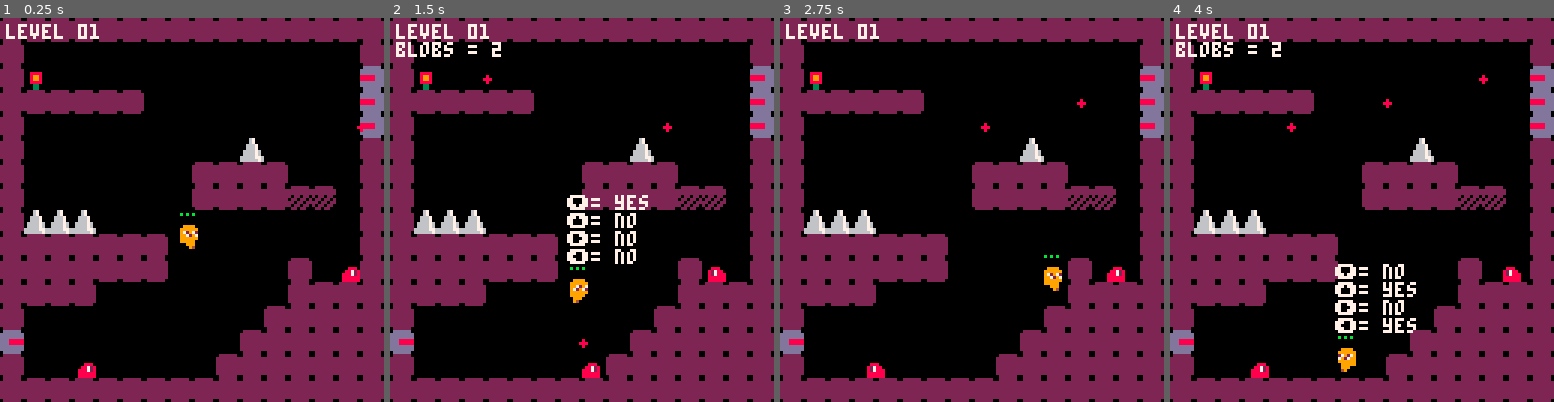
Above: before the commit, frames 1-4 (left to right).
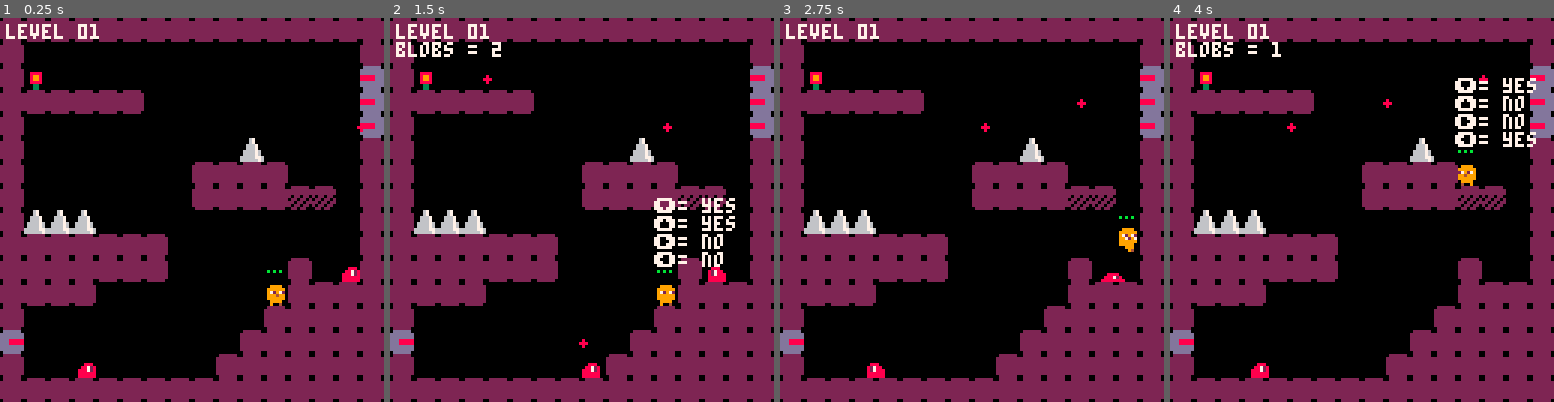
Above: after the commit, the same moments.

Repository: miglitopictures/blobson
Game: PICO-8 cartridge src/blobson.p8
Same seed, same stepped clock (60 frames per second), same inputs: the game is played once before the commit and once after it.
Inputs:
- Up to frame 1 (0.25 s): no input
- Up to frame 2 (1.5 s): tap X (X key) at 0.33, 1.07 s; tap O (Z key) at 0.7 s
- Up to frame 3 (2.75 s): hold Right 1.6-2.1 s; tap O (Z key) at 1.7, 2.1, 2.5 s; tap X (X key) at 1.85 s; hold Up 2.15-2.42 s; hold Right from 2.47 s (still down)
- Up to frame 4 (4 s): tap O (Z key) at 2.9, 3.3, 3.7 s; tap X (X key) at 2.97 s; release Right at 3.03 s; hold Left 3.08-3.58 s

The runs differ from the first frame. In frame 1, 0.5% of the frame differs, in the area x 46-75%, y 50-75%; in frame 2, 3.1%; in frame 3, 0.6%; in frame 4, 3.4%, in the area x 26-96%, y 6-93%.

Commit message:
better flower (win) implementation

Diff:
--- a/src/blobson.p8
+++ b/src/blobson.p8
@@ -12,6 +12,7 @@
 #include entities/player.lua
 #include entities/enemies/shooters.lua
 #include entities/enemies/blobs.lua
+#include entities/flower.lua
 #include gameloop.lua
 __gfx__
 00000000000000000000000000000000009999000099990000000000009999000099990000000000000000000000000000000000000000000000000000000000
@@ -209,52 +210,52 @@
 
 
 __gff__
-0000000000000000000000000000000000000000000000000000000000000000000000000000000000000000000000000080000000000000000000000000000003010000000000000000000000000040000000000000000000000000000000810000000000000000000000000000000003030000000000000000000000000000
+0000000000000000000000000000000000000000000000000000000000000000000000000000000000000000000000000080000000000000000000000000000003010000000000000000000000000000000000000000000000000000000000810000000000000000000000000000000003030000000000000000000000000000
 0000000000000000000000000000000000000000000000000000000000000000000000000000000000000000000000000000000000000000000000000000000000000000000000000000000000000000000000000000000000000000000000000000000000000000000000000000000000000000000000000000000000000000
 __map__
 4040404040404040404040404040404040404040404040404040404040404040404040404040404040404040404040404040404040404040404040404040404000000000000000000000000000000000000000000000000000000000000000000000000000000000000000000000000000000000000000000000000000000000
 4000000000000000000000000000004040000000000000000000000000000040400000000000000000000000000000404000000000000000000000000000004000000000000000000000000000000000000000000000000000000000000000000000000000000000000000000000000000000000000000000000000000000000
-404f0000000000000000000000000071404f0000300000000000000000000071400000000000000000000000000000714000000000000000000000000000007100000000000000000000000000000000000000000000000000000000000000000000000000000000000000000000000000000000000000000000000000000000
-4040404040400000000000000000007140404041404040404040404000000071400000000000000000000000000000714000000000000000000000000000007100000000000000000000000000000000000000000000000000000000000000000000000000000000000000000000000000000000000000000000000000000000
-4000000000000000000000000000007140000000000000000000000000000071400000000000000000000000000000714000000000000000000000000000007100000000000000000000000000000000000000000000000000000000000000000000000000000000000000000000000000000000000000000000000000000000
-400000000000000000005f000000004040000000000000000000000000003040400000000000000000000000000000404000000000000000000000000000004000000000000000000000000000000000000000000000000000000000000000000000000000000000000000000000000000000000000000000000000000000000
+404f0000000000000000000000000071404f0000300000010000000000000071400000000000000000000000000000404000000000000000000000000000007100000000000000000000000000000000000000000000000000000000000000000000000000000000000000000000000000000000000000000000000000000000
+4040404040400000000000000000007140404041404040404040404000000071400000000000000000000000000000404000000000000000000000000000007100000000000000000000000000000000000000000000000000000000000000000000000000000000000000000000000000000000000000000000000000000000
+4000000000000000000000000000007140000000000000000000000000000071400000000000000000000000000000404000000000000000000000000000007100000000000000000000000000000000000000000000000000000000000000000000000000000000000000000000000000000000000000000000000000000000
+400000000000000000005f000000004040000000000000000000000000003040400000000000000000010000000000404000000000000000000000000000004000000000000000000000000000000000000000000000000000000000000000000000000000000000000000000000000000000000000000000000000000000000
 4000000000000000404040400000004040004141000000000000000000404040400000000000000000000000000000404000000000000000000000000000004000000000000000000000000000000000000000000000000000000000000000000000000000000000000000000000000000000000000000000000000000000000
 4000000000000000404040404141004040000000000000000000000041404040400000000000000000000000000000404000000000000000000000000000004000000000000000000000000000000000000000000000000000000000000000000000000000000000000000000000000000000000000000000000000000000000
 405f5f5f000000000000000000000040405f5f5f000000000000000000000040400000000000000000000000000000404000000000000000000000000000004000000000000000000000000000000000000000000000000000000000000000000000000000000000000000000000000000000000000000000000000000000000
 4040404040404000000000000030004040404040404040000000414100000040400000000000000000000000000000404000000000000000000000000000004000000000000000000000000000000000000000000000000000000000000000000000000000000000000000000000000000000000000000000000000000000000
 4040404040404000000000004000004040404040404040000000000000000040400000000000000000000000000000404000000000000000000000000000004000000000000000000000000000000000000000000000000000000000000000000000000000000000000000000000000000000000000000000000000000000000
-4040404000000000000000004040404040404040000000000000003000000071400000000000000000000000000000714000000000000000000000000000004000000000000000000000000000000000000000000000000000000000000000000000000000000000000000000000000000000000000000000000000000000000
-4000000000000000000000404040404040000000000000000000414100000071400000000000000000000000000000714000000000000000000000000000004000000000000000000000000000000000000000000000000000000000000000000000000000000000000000000000000000000000000000000000000000000000
+4040404000000000000000014040404040404040000000000000003000000071400000000000000000000000000000404000000000000000000000000000004000000000000000000000000000000000000000000000000000000000000000000000000000000000000000000000000000000000000000000000000000000000
+4000000000000000000000404040404040000000000000000000414100000071400000000000000000000000000000404000000000000000000000000000004000000000000000000000000000000000000000000000000000000000000000000000000000000000000000000000000000000000000000000000000000000000
 7000000000000000000040404040404070000000000000000000000000000071700000000000000000000000000000714000000000000000000000000000004000000000000000000000000000000000000000000000000000000000000000000000000000000000000000000000000000000000000000000000000000000000
-40003000000000000040404040404040405f5f5f000000300000000000000071405f5f5f000000300000004f000000714000000000000000000000004f00004000000000000000000000000000000000000000000000000000000000000000000000000000000000000000000000000000000000000000000000000000000000
+40003000000000000040404040404040405f5f5f000000300000000000000071405f5f5f000000300000004f000000714000000000010000000000004f00004000000000000000000000000000000000000000000000000000000000000000000000000000000000000000000000000000000000000000000000000000000000
 4040404040404040404040404040404040404040404040404040404040404040404040404040404040404040404040404040404040404040404040404040404000000000000000000000000000000000000000000000000000000000000000000000000000000000000000000000000000000000000000000000000000000000
 4040404040404040404040404040404040404040404040404040404040404040404040404040404040404040404040404040404040404040404040404040404000000000000000000000000000000000000000000000000000000000000000000000000000000000000000000000000000000000000000000000000000000000
 4000000000000000000000000000004040000000000000000000000000000040400000000000000000000000000000404000000000000000000000000000004000000000000000000000000000000000000000000000000000000000000000000000000000000000000000000000000000000000000000000000000000000000
-4000000000000000000000000000007140000000000000000000000000000071400000000000000000000000000000714000000000000000000000000000007100000000000000000000000000000000000000000000000000000000000000000000000000000000000000000000000000000000000000000000000000000000
-4000000000000000000000000000007140000000000000000000000000000071400000000000000000000000000000714000000000000000000000000000007100000000000000000000000000000000000000000000000000000000000000000000000000000000000000000000000000000000000000000000000000000000
-4000000000000000000000000000007140000000000000000000000000000071400000414141410000000000000000714000000000000000000000000000007100000000000000000000000000000000000000000000000000000000000000000000000000000000000000000000000000000000000000000000000000000000
+4000000000000000000000000000004040000000000000000000000000000040400000000000000000000000000000714000000000000000000000000000004000000000000000000000000000000000000000000000000000000000000000000000000000000000000000000000000000000000000000000000000000000000
+4000000000000000000000000000004040000000000000000000000000000040400000000000000000000000000000714000000000000000000000000000004000000000000000000000000000000000000000000000000000000000000000000000000000000000000000000000000000000000000000000000000000000000
+4000000000000000000000000000004040000000000000000000000000000040400000414141410000000000000000714000000000000000000000000000004000000000000000000000000000000000000000000000000000000000000000000000000000000000000000000000000000000000000000000000000000000000
 400000000000000000000000000000404000000000000000000000000000004040000000000000000000000000004f404000000000000000000000000000004000000000000000000000000000000000000000000000000000000000000000000000000000000000000000000000000000000000000000000000000000000000
 4000000000000000000000000000004040000000000000404040000000000040400000000000000000000000000040404000000000000000000000000000004000000000000000000000000000000000000000000000000000000000000000000000000000000000000000000000000000000000000000000000000000000000
 4000000000000000000000000000004040000000000000400040400000000040400000414141410000000000000000404000000000000000000000000000004000000000000000000000000000000000000000000000000000000000000000000000000000000000000000000000000000000000000000000000000000000000
 4000000000000000000000000000004040000000000000400000400000000040400000000000000000000000000000404000000000000000000000000000004000000000000000000000000000000000000000000000000000000000000000000000000000000000000000000000000000000000000000000000000000000000
-4000000000000000000000000000004040000000000000404f00400000000040400000000000000000000000000000404000000000000000000000000000004000000000000000000000000000000000000000000000000000000000000000000000000000000000000000000000000000000000000000000000000000000000
-4000000000000000000000000000004040000000000000404140400000000040400000414141410000000000000000404040400000004040404040400000004000000000000000000000000000000000000000000000000000000000000000000000000000000000000000000000000000000000000000000000000000000000
-4000000000000000000000000000007140000000000000000000000000000071400000000000000000000000000000714000404040404000000000000000007100000000000000000000000000000000000000000000000000000000000000000000000000000000000000000000000000000000000000000000000000000000
-4000000000000000000000000000007140000000000000000000000000000071400000000000414141414141000000714000000000000000000000000000007100000000000000000000000000000000000000000000000000000000000000000000000000000000000000000000000000000000000000000000000000000000
-7000000000000000000000000000007170000000000000000000000000000071700000000000000000000000000000717000000000000000000000000000007100000000000000000000000000000000000000000000000000000000000000000000000000000000000000000000000000000000000000000000000000000000
-40004f00000000004f4f4f4f0000007140000000000000000000000000000071400000000000000000000000000000714000000000000000000000000000007100000000000000000000000000000000000000000000000000000000000000000000000000000000000000000000000000000000000000000000000000000000
-4040404040404040404040404040404040404040404040404040404040404040404040404040404040404040404040404040404040404040404040404040404000000000000000000000000000000000000000000000000000000000000000000000000000000000000000000000000000000000000000000000000000000000
-…(14 lines of a section not shown)…
+4000000000000000000000000000004040000000000000404f01400000000040400000000000000000000000000000404000000000000000000000000000004000000000000000000000000000000000000000000000000000000000000000000000000000000000000000000000000000000000000000000000000000000000
+4000000000000000000000000000004040000000000000404140400000000040400000414141410000000000000000404040400000014040404040400000004000000000000000000000000000000000000000000000000000000000000000000000000000000000000000000000000000000000000000000000000000000000
+4000000000000000000000000000004040000000000000000000000000000040400000000000010000000000000000404000404040404000000000000000007100000000000000000000000000000000000000000000000000000000000000000000000000000000000000000000000000000000000000000000000000000000
+4000000000000000000000000000004040000000000000000000000000000040400000000000414141414141000000404000000000000000000000000000007100000000000000000000000000000000000000000000000000000000000000000000000000000000000000000000000000000000000000000000000000000000
+4000000000000000000000000000004040000000000000000000000000000040700000000000000000000000000000404000000000000000000000000000007100000000000000000000000000000000000000000000000000000000000000000000000000000000000000000000000000000000000000000000000000000000
+40010000000000004f0000000000004040000000000000000000000000000040400000000000000000000000000000714000000000000000000000000000007100000000000000000000000000000000000000000000000000000000000000000000000000000000000000000000000000000000000000000000000000000000
+4040404040404040404040404040404040404040404040404040404040404040404040404040404040404040404040404040404040404040404040404040404000000000000000000000000000000000000000000000000000000000000000000000000000000000000000000000000000000000000000000000000000000000
+…(14 lines of a section not shown)…
--- /dev/null
+++ b/src/entities/flower.lua
@@ -0,0 +1,15 @@
+function init_flower()
+	flower = {
+		x = 0,
+		y = 0
+	}
+	for i=0, 15 do
+		for j=0, 15 do
+			tile = map_get(i,j)
+			if tile == tiles.flower then
+				flower.x = i*8
+				flower.y = j*8
+			end
+		end
+	end
+end
--- a/src/entities/player.lua
+++ b/src/entities/player.lua
@@ -114,10 +114,6 @@
 
 			end
 
-			if collide_map(p,"down",flag.flower) and not level_changing then
-				change_level(level + 1)
-			end
-
 		elseif p.dy<0 then
 			p.jumping=true
 			p.running = false
@@ -153,6 +149,7 @@
 				sfx(00)
 			end
 
+
 		elseif p.dx>0 then
 
 			p.dx=limit(p.dx,p.max_dx)
@@ -176,6 +173,8 @@
 
 				sfx(00)
 			end
+
+
 		end
 
 		--stop sliding
@@ -235,6 +234,10 @@
 			end
 		end
 
+		if not level_changing and dist(p.x,p.y,flower.x,flower.y) < 4 then
+			change_level(level+1)
+		end
+
 
 		if p.lives <= 0 then
 			p.alive = false
--- a/src/gameloop.lua
+++ b/src/gameloop.lua
@@ -10,13 +10,13 @@
 flag = {
     solid_down = 0,
     solid_up = 1,
-    flower = 6,
     spike = 7
 }
 tiles = {
     empty = 0,
     player = 1,
     blob = 48,
+    flower = 79,
     shooter_right = 112,
     shooter_left = 113
 }
@@ -31,6 +31,9 @@
 
     -- init timers table
     init_timers()
+
+    -- init flower
+    init_flower()
 
     --init entities
     init_player()
@@ -50,14 +53,16 @@
     end
 
     -- update all set timers
-	update_timers()
+    update_timers()
 
-    -- update and animate entites
-	update_blobs()
-	update_player()
-	animate_player()
-	animate_blob()
-	update_shooters()
+    if not level_changing then
+        -- update and animate entites
+        update_blobs()
+        update_player()
+        animate_player()
+        animate_blob()
+        update_shooters()
+    end
 
     -- update camera  // not used in one-room
 	-- if simple_camera then
